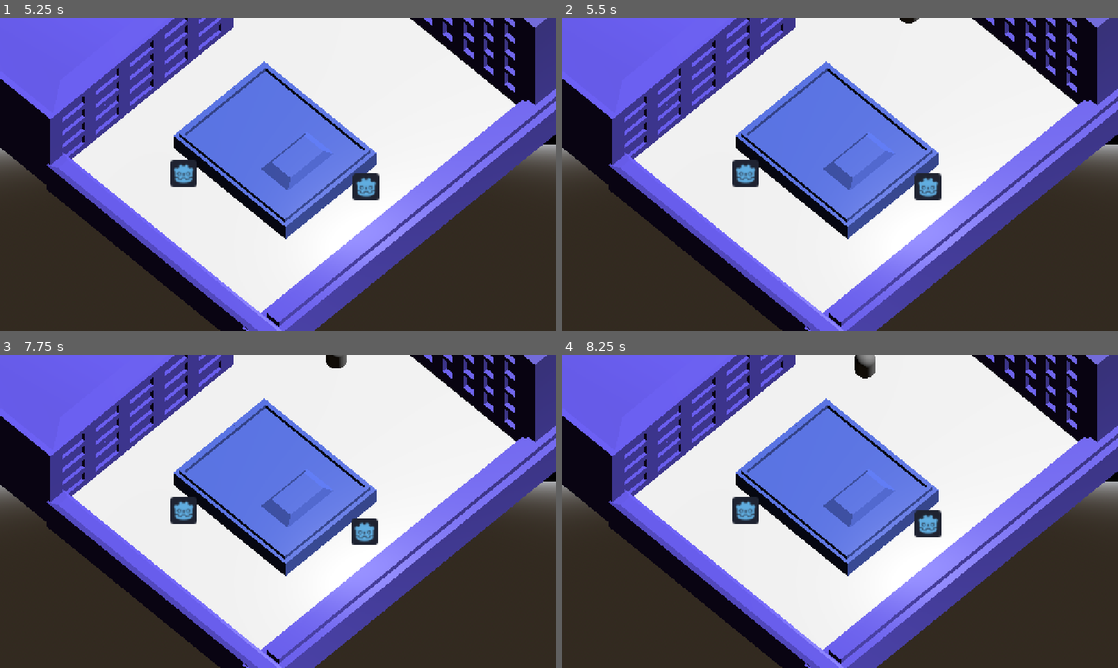
Above: before the commit, frames 1-4 (two rows, left to right).
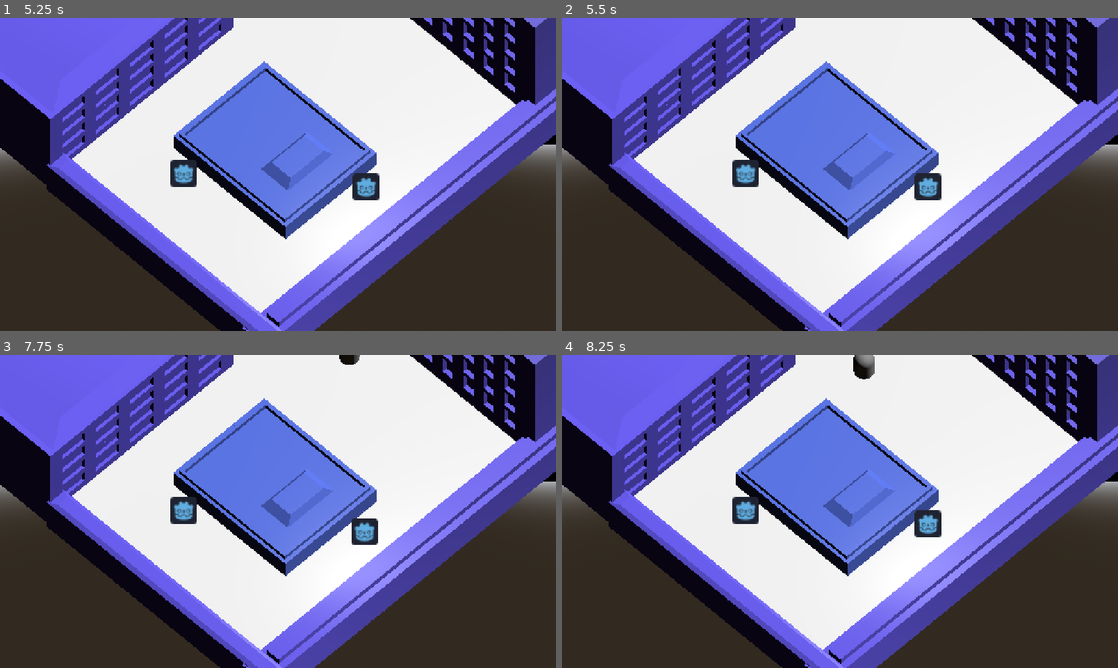
Above: after the commit, the same moments.

Repository: WeronikaKowalkowska/dnsgamejam
Game: Godot game, scene res://scenes/menu.tscn
The game is run twice, just before and just after one commit, with the same random seed, the same clock (stepped at 60 frames per second) and the same inputs.
Inputs (mouse positions are in pixels of both pictures, inside the frame that each line leads up to):
- Up to frame 1 (5.25 s): click "Play" at 0.5 s; tap Enter (ui_accept) at 1.25, 1.35, 1.52, 1.82, 2.75, 2.85, 4.25, 4.35, 4.52, 4.82 s; move the mouse to (400, 158) at 1.27 s; hold D (move_right) 1.28-2 s; click (400, 158) at 1.42 s; drag from (166, 190) to (250, 237) at 2.02 s; move the mouse to (333, 105) at 2.77 s; hold D (move_right) 2.78-3.5 s; drag from (250, 237) to (111, 127) at 3.52 s; move the mouse to (444, 221) at 4.27 s; hold A (move_left) 4.28-5 s; drag from (111, 127) to (194, 96) at 5.02 s
- Up to frame 2 (5.5 s): no input
- Up to frame 3 (7.75 s): move the mouse to (305, 511) at 5.77 s; hold S (move_back) 5.78-6.5 s; tap Enter (ui_accept) at 5.85, 7.25, 7.35, 7.52 s; click (305, 511) at 5.92 s; drag from (194, 433) to (166, 527) at 6.52 s; move the mouse to (400, 495) at 7.27 s; hold W (move_forward) from 7.28 s (still down)
- Up to frame 4 (8.25 s): tap Enter (ui_accept) at 7.82 s; release W (move_forward) at 8 s; drag from (728, 527) to (812, 574) at 8.02 s

Frame 1 is identical in both runs. In frame 2, less than 0.1% of the frame differs, in the area x 60-65%, y 0-2%; in frame 3, 0.2%, in the area x 58-65%, y 0-5%; in frame 4, less than 0.1%.

Commit message:
agenty szukanie

Diff:
--- a/assets/animal/Agent_dog.tscn
+++ b/assets/animal/Agent_dog.tscn
@@ -47,7 +47,12 @@
 [node name="MeshInstance3D" type="MeshInstance3D" parent="." unique_id=158913400]
 mesh = SubResource("CapsuleMesh_swaa2")
 
-[node name="CollisionShape3D" type="CollisionShape3D" parent="." unique_id=1481095810]
+[node name="CollisionShape3D" type="CollisionShape3D" parent="." unique_id=1652413449]
+shape = SubResource("CapsuleShape3D_hqvog")
+
+[node name="DetectionArea" type="Area3D" parent="." unique_id=424208173 groups=["catAlive"]]
+
+[node name="CollisionShape3D" type="CollisionShape3D" parent="DetectionArea" unique_id=1481095810]
 shape = SubResource("CapsuleShape3D_hqvog")
 
 [node name="NavigationAgent3D" type="NavigationAgent3D" parent="." unique_id=504216812]
@@ -61,6 +66,8 @@
 [node name="CollisionShape3D" type="CollisionShape3D" parent="View/DetectionArea" unique_id=1407215271]
 shape = SubResource("ConvexPolygonShape3D_nnpdd")
 
+[connection signal="body_entered" from="DetectionArea" to="." method="_entered_collision_cat"]
+[connection signal="body_exited" from="DetectionArea" to="." method="_exited_collision_cat"]
 [connection signal="navigation_finished" from="NavigationAgent3D" to="." method="_navigation_finished"]
 [connection signal="body_entered" from="View/DetectionArea" to="." method="_on_body_entered"]
 [connection signal="body_exited" from="View/DetectionArea" to="." method="_on_body_exited"]
--- a/assets/scripts/agent_dog.gd
+++ b/assets/scripts/agent_dog.gd
@@ -25,6 +25,7 @@
 var catSpectre: Node3D
 var lastPositionAliveCat: Vector3
 var lastAttackCat: Node3D = null
+var positionStopInSpectreCar: Vector3 = Vector3.ZERO
 
 
 func _ready():
@@ -54,12 +55,6 @@
 
 
 
-func _unhandled_input(event: InputEvent) -> void:
-	if Input.is_action_just_pressed("ui_accept"):
-		print("Spacja")
-
-
-
 func _raycast_check_cat(cat: Node3D, group: StringName) -> bool:
 	var space_state = get_world_3d().direct_space_state
 	var origin = global_position
@@ -85,12 +80,16 @@
 		if _raycast_check_cat(catSpectre, "catSpectre"):
 			print("catSpectre")
 			lastAttackCat = catSpectre
-			navigation_agent_3d.set_target_position(catSpectre.position)
+			if (positionStopInSpectreCar != Vector3.ZERO):
+				navigation_agent_3d.set_target_position(positionStopInSpectreCar)
+			else:
+				navigation_agent_3d.set_target_position(catSpectre.position)
 			_state = PlayerState.ATTACK
 			return true
 	return false
 
 func _IDLE():
+	SPEED = 2.0
 	await get_tree().create_timer(2).timeout
 	var random_position: Vector3
 	random_position.x = global_position.x + snapped(randf_range(-RANGE_IDLE, RANGE_IDLE), 0.1)
@@ -111,6 +110,7 @@
 		countState = 0
 
 func _PATROL():
+	SPEED = 4.0
 	navigation_agent_3d.set_target_position(path.to_global(points[indexPoint]))
 	indexPoint += 1
 	if (indexPoint >= points.size()):
@@ -122,23 +122,32 @@
 
 func _ATTACK():
 	if catAliveNode:
-		print("XXD")
+		SPEED = 8.0
+
 	if catSpectre:
-		print("KURDE")
+		SPEED = 6.0
 
-	if not catAliveNode and not catSpectre and lastAttackCat.is_in_group("catSpectre"):
+	if not catAliveNode and not catSpectre and lastAttackCat and lastAttackCat.is_in_group("catSpectre"):
 		_state = PlayerState.SEARCH
-	print("OK")
 
 func _SEARCH():
+	SPEED = 4.0
 	if lastAttackCat.is_in_group("catSpectre"):
 		SPEED = 2.0
 		navigation_agent_3d.set_target_position(lastPositionAliveCat)
-	print("s")
+
+
+func _entered_collision_cat(body: Node3D):
+	if (body.is_in_group("catAlive")):
+		get_tree().change_scene_to_file("res://scenes/smierc.tscn")
+	if (body.is_in_group("catSpectre")):
+		positionStopInSpectreCar = global_position
+
+func _exited_collision_cat(body: Node3D):
+	if (body.is_in_group("catSpectre")):
+		positionStopInSpectreCar = Vector3.ZERO
 
 func _navigation_finished():
-	if _check_cats():
-		return
 	match _state:
 		PlayerState.IDLE:
 			_IDLE()
@@ -154,10 +163,15 @@
 		PlayerState.SEARCH:
 			_SEARCH()
 			print("szuka")
-
+	if _check_cats():
+		return
 	#print("koniec")
 
 func _physics_process(delta: float) -> void:
+	if Input.is_action_pressed("move_right"):
+		if catSpectre:
+			catSpectre.global_position = Vector3.ZERO
+	_ATTACK()
 	_check_cats()
 	if navigation_agent_3d.is_navigation_finished():
 		return
--- a/scenes/main.tscn
+++ b/scenes/main.tscn
@@ -118,12 +118,10 @@
 billboard = 1
 texture = ExtResource("1_o5qli")
 
-
 [node name="NavigationAgent3D" type="NavigationAgent3D" parent="KotDuchRigidBody3D" unique_id=1646519035]
 
 [node name="CharacterBody3D" parent="." unique_id=727850767 instance=ExtResource("2_0wfyh")]
 transform = Transform3D(1, -1.5832484e-08, 1.3038516e-08, 3.7252903e-09, 1.0000001, 2.9802322e-08, 3.5390258e-08, -2.9802322e-08, 1, -2.2987297, 0.9486041, -4.4987745)
-
 
 [node name="NavigationRegion3D" type="NavigationRegion3D" parent="." unique_id=966443250]
 navigation_mesh = SubResource("NavigationMesh_tipki")
--- /dev/null
+++ b/scenes/smierc.tscn
@@ -0,0 +1,3 @@
+[gd_scene format=3 uid="uid://b6vnpscewmx42"]
+
+[node name="Smierc" type="Node3D" unique_id=1204263237]
